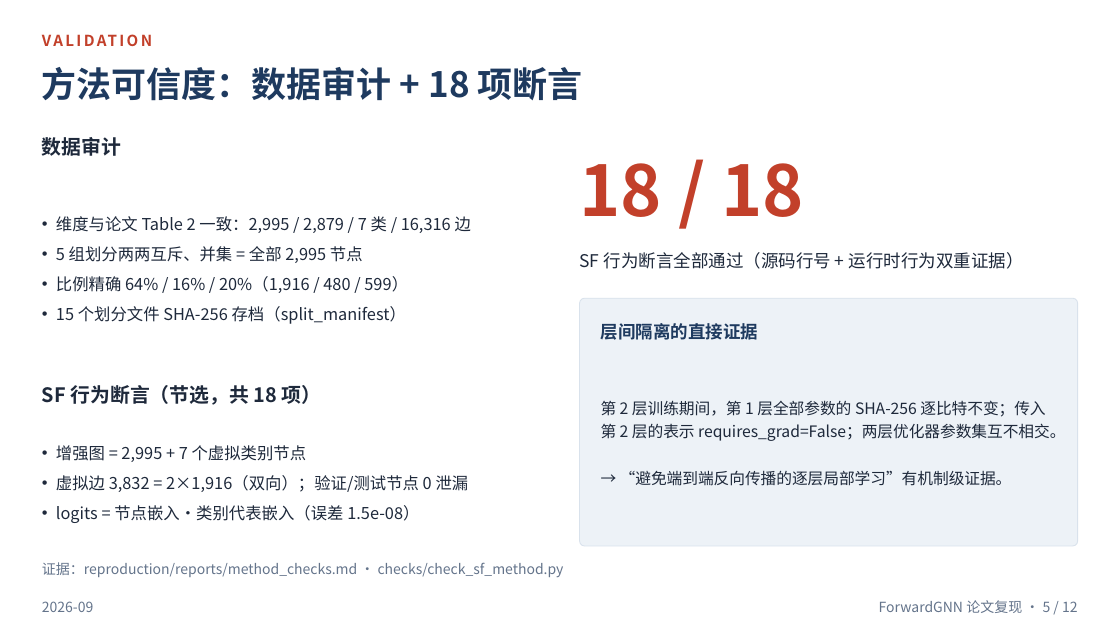
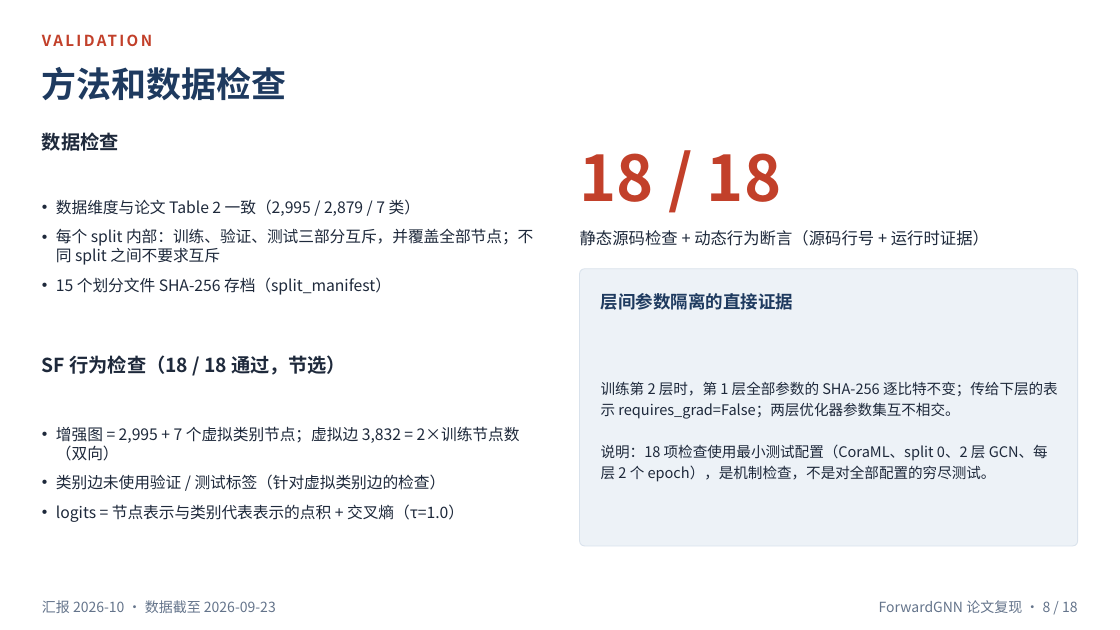
Before and after one commit to asd123667/The-reproduction-of-forwardgnn, a slide deck: slide 8 of reproduction/reports/ForwardGNN复现阶段性汇报.pptx (slide 5 before the commit). Drawn at 1120x630 pixels with LibreOffice and Linux fonts; fonts in the diff are those of the drawing. Boxes give left, top, right and bottom in pixels: in the first picture for what was removed or moved away, otherwise in the second. Text is boxed around its words. In the diff, an @@ line names an element or a change of style, - is before the commit and + after.

```diff
--- a/reproduction/reports/ForwardGNN复现阶段性汇报.pptx
+++ b/reproduction/reports/ForwardGNN复现阶段性汇报.pptx
@@ text at <box>42,67,287,100</box>: text changed @@
-方法可信度：数据审计 + 18 项断言
+方法和数据检查
@@ text at <box>42,132,119,151</box>: text changed; size 17 to 16.5 pt @@
-数据审计
+数据检查
@@ text "18 / 18": place and size @@
-text "18 / 18" at <box>580,163,804,217</box>
+text "18 / 18" at <box>580,153,781,202</box>
@@ text "18 / 18" at <box>580,153,781,202</box>: size 60 to 54 pt @@
@@ text at <box>56,199,533,265</box>: text changed; size 14 to 13.5 pt @@
-• 维度与论文 Table 2 一致：2,995 / 2,879 / 7 类 / 16,316 边
-• 5 组划分两两互斥、并集 = 全部 2,995 节点
-• 比例精确 64% / 16% / 20%（1,916 / 480 / 599）
+• 数据维度与论文 Table 2 一致（2,995 / 2,879 / 7 类）
+• 每个 split 内部：训练、验证、测试三部分互斥，并覆盖全部节点；不同 split 之间不要求互斥
@@ text at <box>580,230,989,246</box>: text changed; size 15 to 14 pt @@
-SF 行为断言全部通过（源码行号 + 运行时行为双重证据）
+静态源码检查 + 动态行为断言（源码行号 + 运行时证据）
@@ rounded rectangle: place and size @@
-rounded rectangle at <box>580,298,1078,546</box>
+rounded rectangle at <box>580,269,1078,546</box>
@@ rounded rectangle at <box>580,269,1078,546</box>: proportions changed @@
@@ text at <box>56,277,391,295</box>: size 14 to 13.5 pt in "15 个划分文件 SHA-256 存档（split_manifest）" @@
@@ text at <box>601,293,793,310</box>: text changed @@
-层间隔离的直接证据
+层间参数隔离的直接证据
@@ text at <box>42,355,346,375</box>: text changed; size 17 to 16.5 pt @@
-SF 行为断言（节选，共 18 项）
+SF 行为检查（18 / 18 通过，节选）
@@ text at <box>601,381,1058,482</box>: text changed; size 13.5 to 12.5 pt @@
-第 2 层训练期间，第 1 层全部参数的 SHA-256 逐比特不变；传入第 2 层的表示 requires_grad=False；两层优化器参数集互不相交。
-→ “避免端到端反向传播的逐层局部学习”有机制级证据。
+训练第 2 层时，第 1 层全部参数的 SHA-256 逐比特不变；传给下层的表示 requires_grad=False；两层优化器参数集互不相交。
+说明：18 项检查使用最小测试配置（CoraML、split 0、2 层 GCN、每层 2 个 epoch），是机制检查，不是对全部配置的穷尽测试。
@@ text at <box>56,426,520,522</box>: text changed; size 14 to 13.5 pt @@
-• 增强图 = 2,995 + 7 个虚拟类别节点
-• 虚拟边 3,832 = 2×1,916（双向）；验证/测试节点 0 泄漏
-• logits = 节点嵌入·类别代表嵌入（误差 1.5e-08）
+• 增强图 = 2,995 + 7 个虚拟类别节点；虚拟边 3,832 = 2×训练节点数（双向）
+• 类别边未使用验证 / 测试标签（针对虚拟类别边的检查）
+• logits = 节点表示与类别代表表示的点积 + 交叉熵（τ=1.0）
@@ text removed at <box>42,562,564,577</box> @@
-证据：reproduction/reports/method_checks.md · checks/check_sf_method.py
@@ text removed at <box>42,601,93,612</box> @@
-2026-09
@@ text added at <box>42,600,276,613</box>, 12 pt, text #64748B @@
+汇报 2026-10 · 数据截至 2026-09-23
@@ text at <box>879,600,1078,613</box>: text changed @@
-ForwardGNN 论文复现 · 5 / 12
+ForwardGNN 论文复现 · 8 / 18
```
Also in this commit, not shown: 2 other slides changed, 15 slides added, 9 slides removed, 15 other files.
